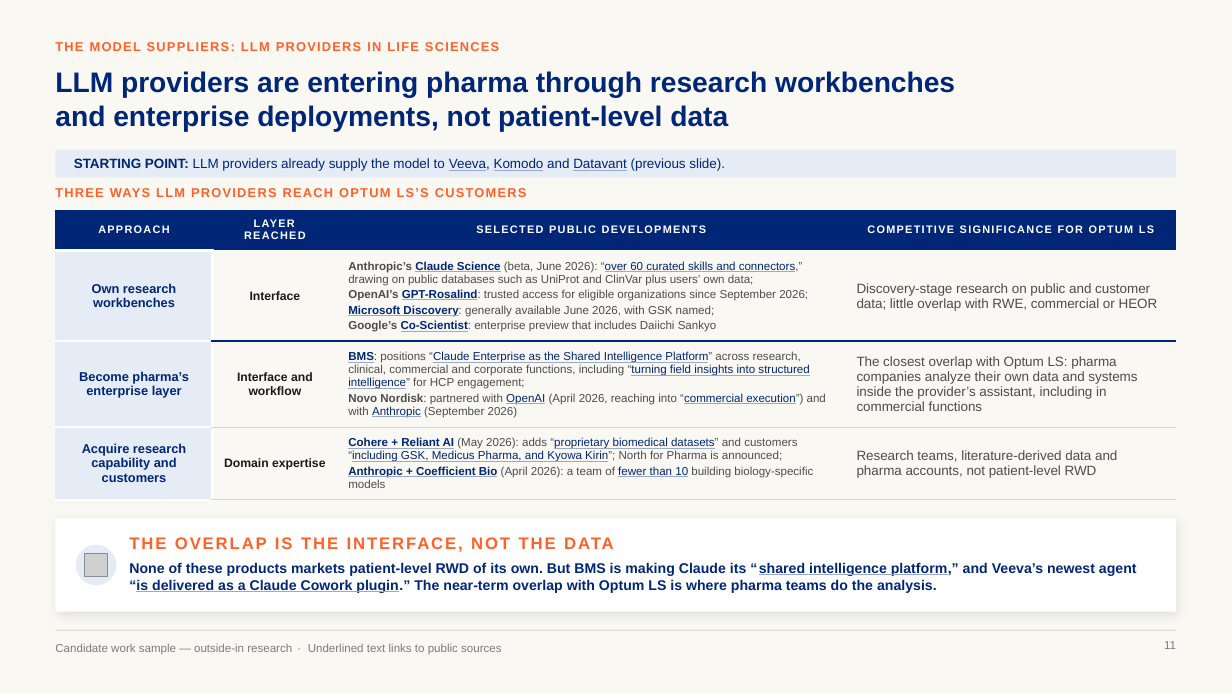
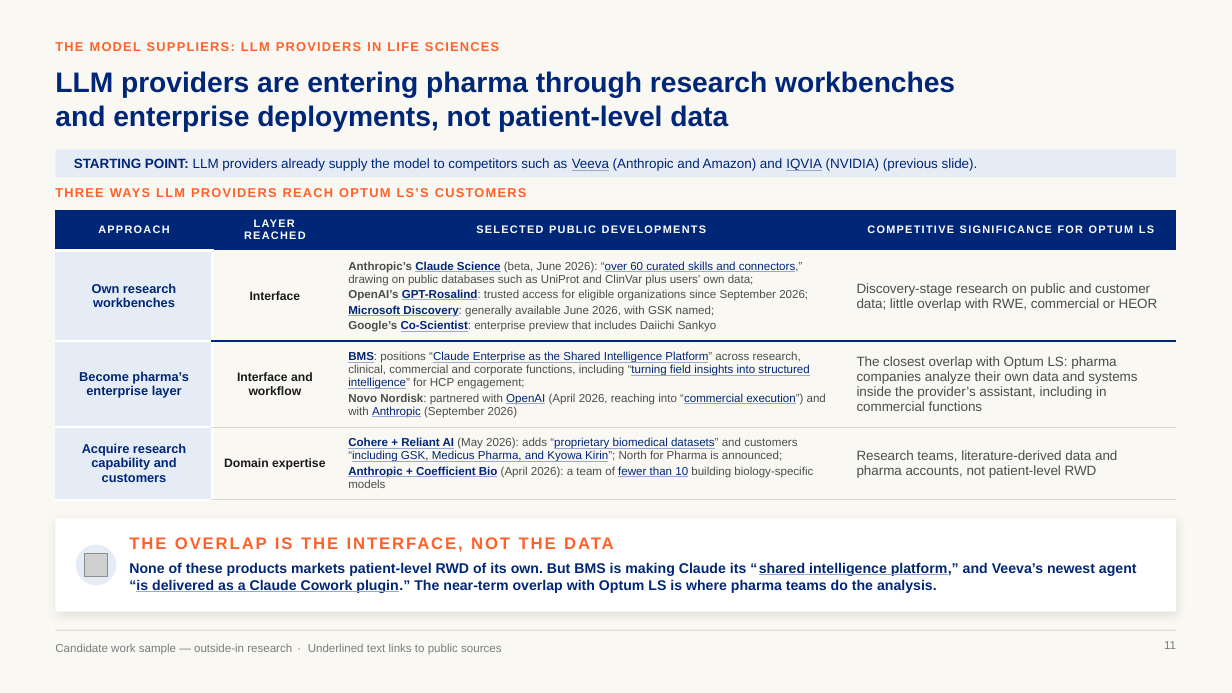
Before and after one commit to marinojt/test, a slide deck: slide 11 of deck/Optum-LS-Conversational-AI-10.16.pptx. Drawn at 1232x693 pixels with LibreOffice and Linux fonts; fonts in the diff are those of the drawing; grey boxes stand for pictures. Boxes give left, top, right and bottom in pixels: in the first picture for what was removed or moved away, otherwise in the second. Text is boxed around its words. In the diff, an @@ line names an element or a change of style, - is before the commit and + after.

```diff
--- a/deck/Optum-LS-Conversational-AI-10.16.pptx
+++ b/deck/Optum-LS-Conversational-AI-10.16.pptx
@@ text at [74,158,978,171]: text changed @@
-STARTING POINT: LLM providers already supply the model to Veeva, Komodo and Datavant (previous slide).
+STARTING POINT: LLM providers already supply the model to competitors such as Veeva (Anthropic and Amazon) and IQVIA (NVIDIA) (previous slide).
```
Also in this commit, not shown: 3 other slides changed, 5 other files.
